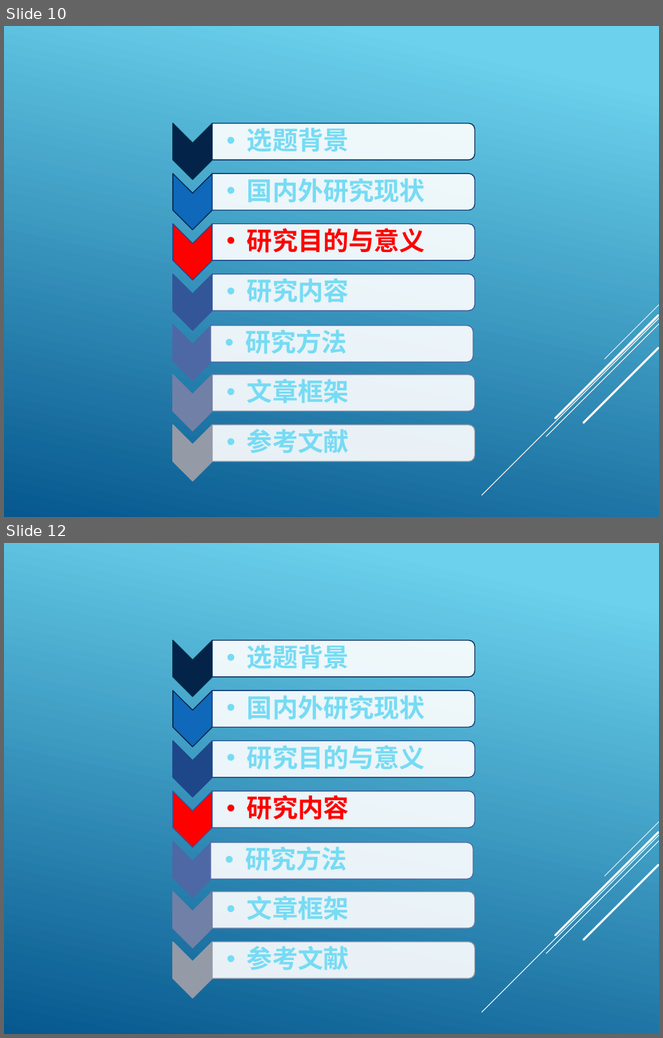
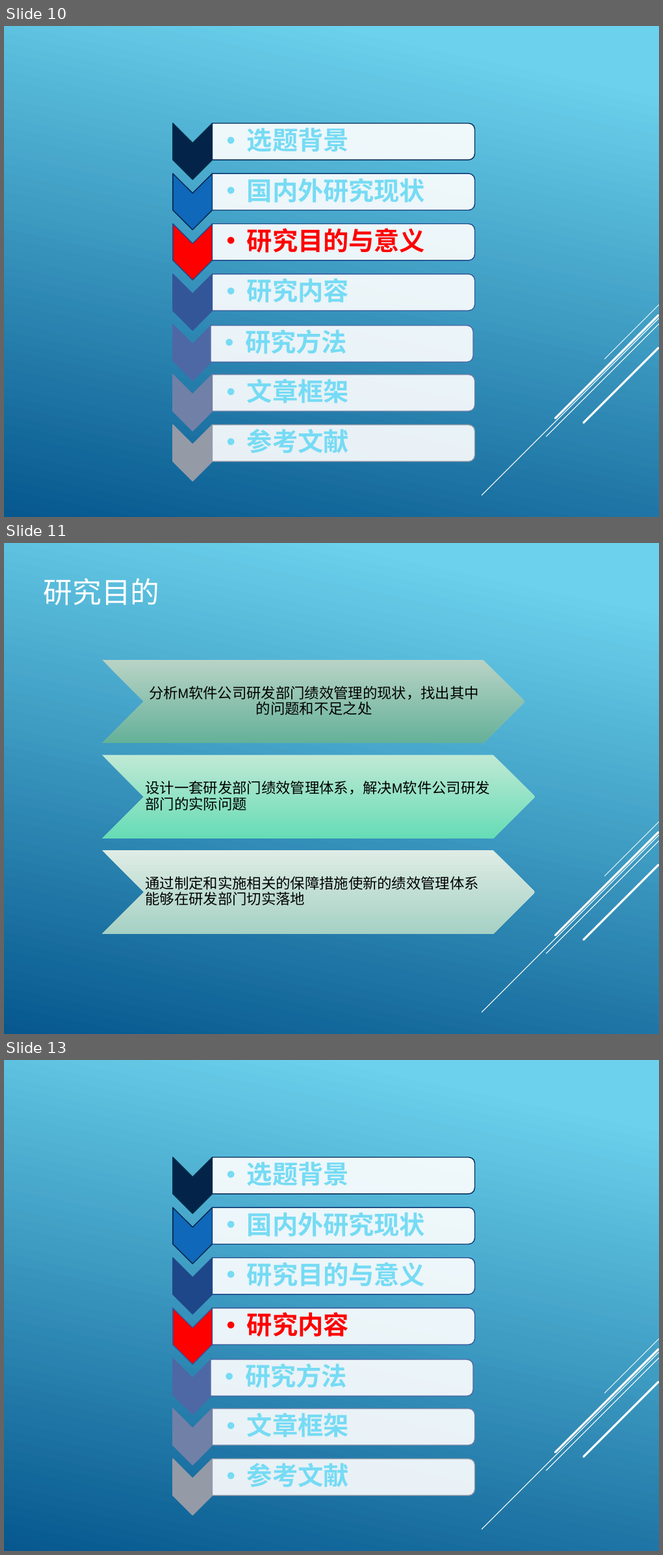
Before and after one commit to HJ8905/MyDocument, a slide deck: MBA/开题报告 .pptx. Shown one above the other, each under a label of ours: slides 10 and 12 before the commit, slides 10, 11 and 13 after it; the slides between them are not shown. The pictures are 663x1038 and 663x1555 pixels, drawn with LibreOffice and Linux fonts; fonts in the diff are those of the drawing. Boxes give left, top, right and bottom in pixels: in the first picture for what was removed or moved away, otherwise in the second. Text is boxed around its words. In the diff, an @@ line names an element or a change of style, - is before the commit and + after.

```diff
--- a/MBA/开题报告 .pptx
+++ b/MBA/开题报告 .pptx
@@ slide 11 added at bbox=[4, 543, 659, 1034], background gradient #6ED2EB to #06588E; not listed: 5 template elements that a slide beside it also shows @@
@@ title added at bbox=[43, 578, 159, 605], 32 pt, text #FFFFFF @@
+研究目的
@@ group added at bbox=[102, 659, 535, 934]: 3 chevrons, 3 texts @@
+分析M软件公司研发部门绩效管理的现状，找出其中的问题和不足之处
+设计一套研发部门绩效管理体系，解决M软件公司研发部门的实际问题
+通过制定和实施相关的保障措施使新的绩效管理体系能够在研发部门切实落地
@@ what was slide 12 is now slide 13 @@
```
Also in this commit, not shown: 1 other slide added, 2 slides removed.
